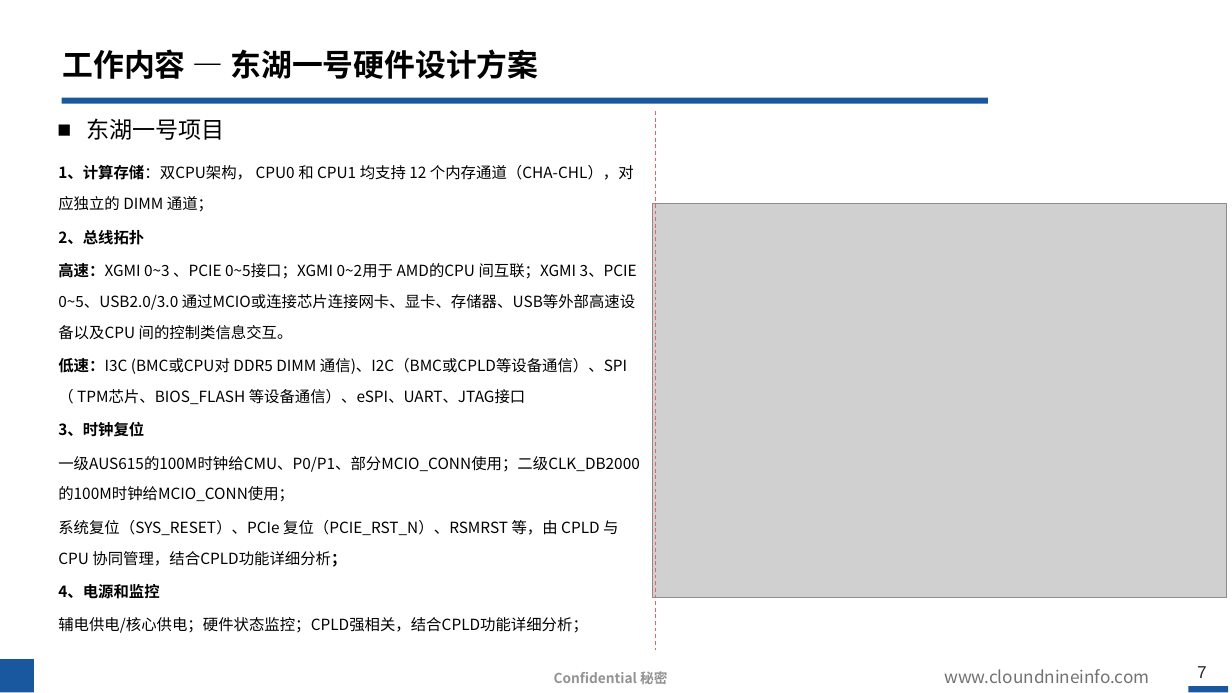
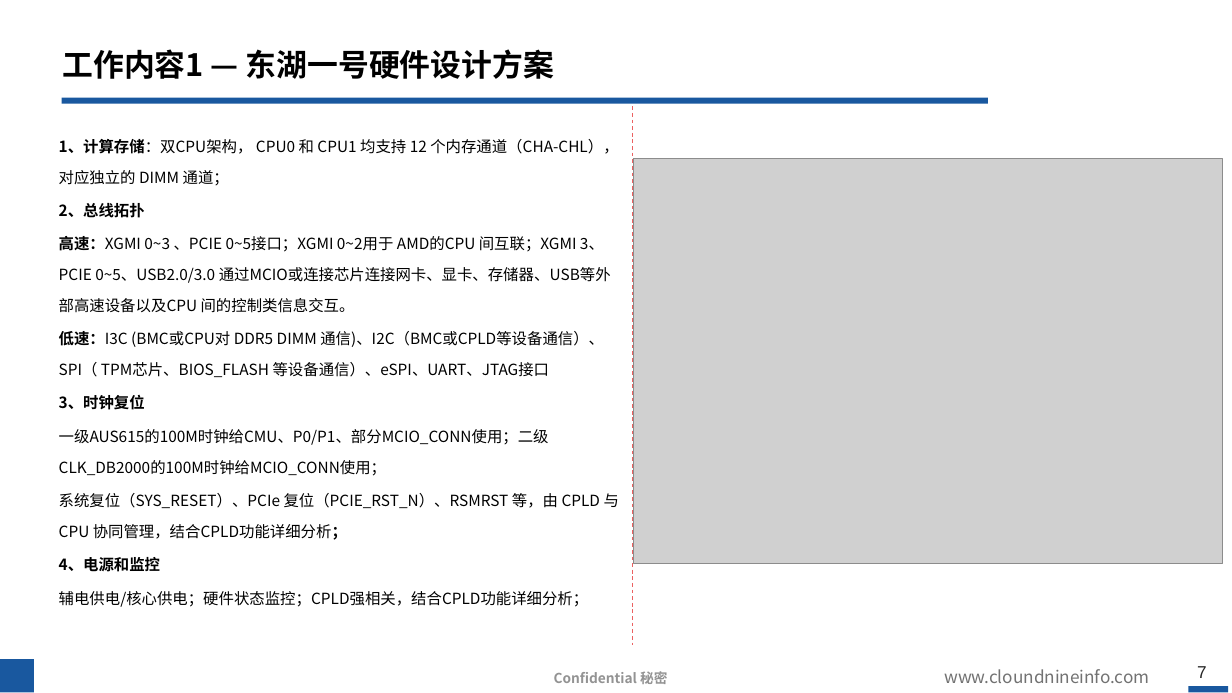
Before and after one commit to hahada-998/Tieta_code, a slide deck: slide 7 of 转正答辩.pptx. Drawn at 1232x693 pixels with LibreOffice and Linux fonts; fonts in the diff are those of the drawing; grey boxes stand for pictures; background and template pictures are left out. Boxes give left, top, right and bottom in pixels: in the first picture for what was removed or moved away, otherwise in the second. Text is boxed around its words. In the diff, an @@ line names an element or a change of style, - is before the commit and + after.

```diff
--- a/转正答辩.pptx
+++ b/转正答辩.pptx
@@ title at bbox=[63, 49, 554, 79]: text changed @@
-工作内容 — 东湖一号硬件设计方案
+工作内容1 — 东湖一号硬件设计方案
@@ text removed at bbox=[86, 118, 225, 140] @@
-■ 东湖一号项目
@@ line moved from (655, 111) - (655, 650) to (633, 106) - (633, 645) @@
@@ text "1、计算存储：双CPU架构， CPU0 和 CPU1 均支持 ..." rewrapped from bbox=[58, 165, 639, 633] to bbox=[59, 139, 619, 607] @@
@@ picture: place and size @@
-picture at bbox=[653, 203, 1226, 597]
+picture at bbox=[633, 159, 1222, 564]
```
Also in this commit, not shown: 4 other slides changed, 4 slides added, 1 other file.
